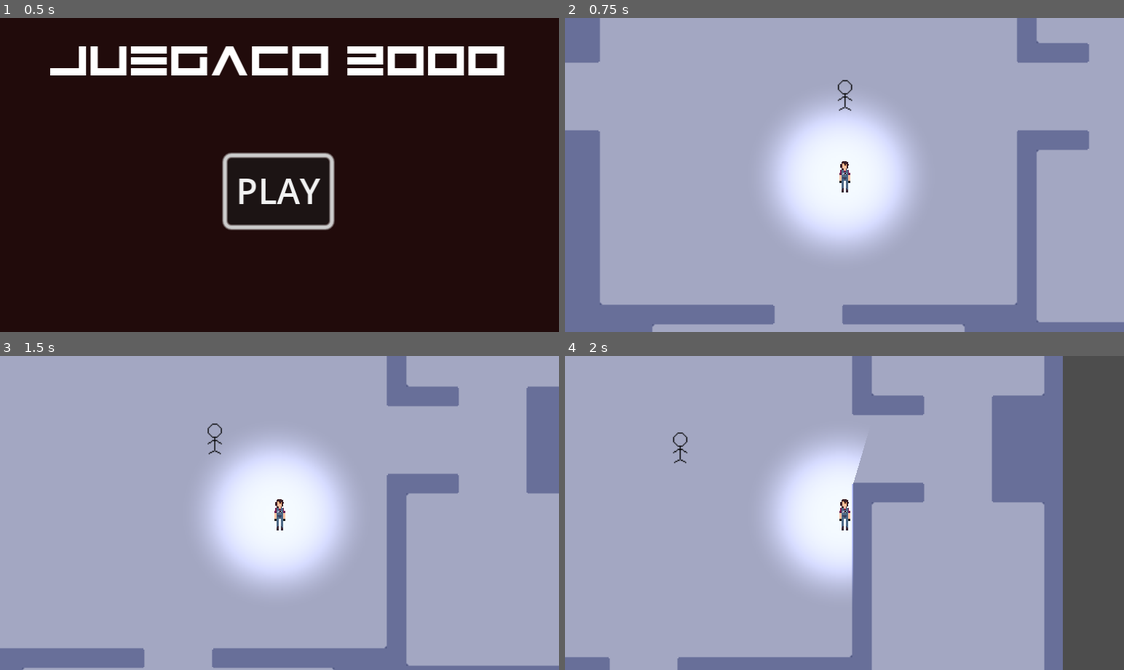
Above: before the commit, frames 1-4 (two rows, left to right).
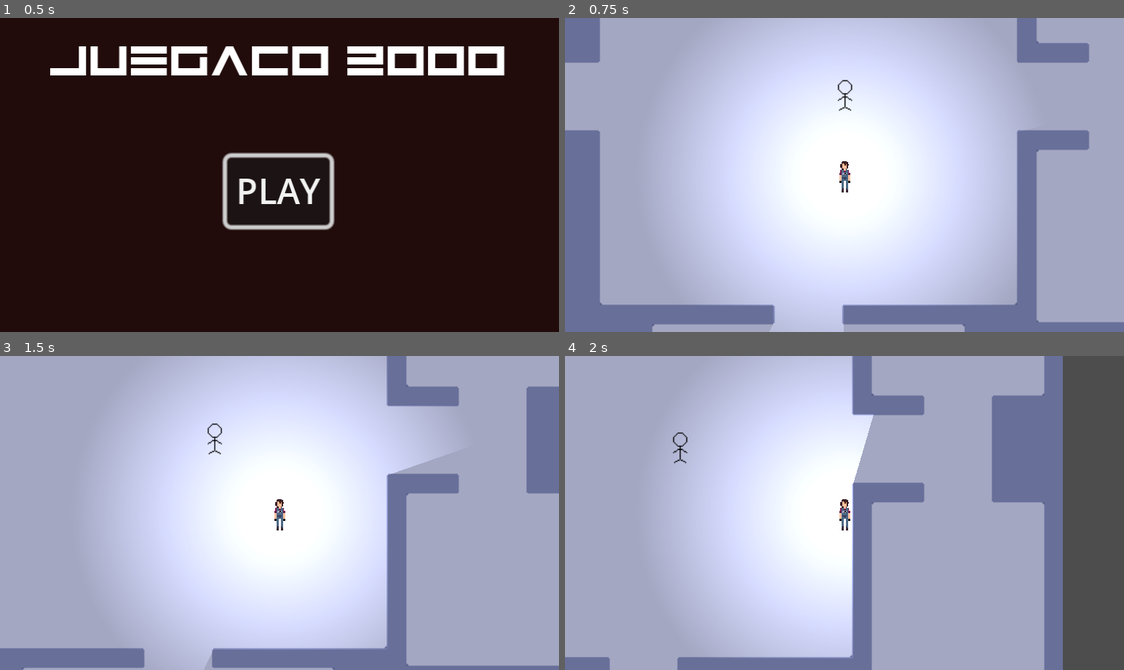
Above: after the commit, the same moments.

Repository: codemonsters/eris3007
Game: Godot game, scene res://game.tscn
Same seed, same stepped clock (60 frames per second), same inputs: the game is played once before the commit and once after it.
Inputs (mouse positions are in pixels of both pictures, inside the frame that each line leads up to):
- Up to frame 1 (0.5 s): no input
- Up to frame 2 (0.75 s): click "PLAY" at 0.5 s
- Up to frame 3 (1.5 s): tap Enter at 1.25 s; move the mouse to (402, 497) at 1.27 s; press the mouse at (402, 497) at 1.28 s; hold Right (ui_right) from 1.28 s (still down)
- Up to frame 4 (2 s): keep holding Right (ui_right)

Frame 1 is identical in both runs. In frame 2, 45% of the frame differs, in the area x 19-81%, y 0-100%; in frame 3, 40%; in frame 4, 24%.

Commit message:
Añade efecto chachi blur a la escena de diálogo y modifica la luz del personaje (no necesariamente a mejor)

Diff:
--- a/src/DialogManager.tscn
+++ b/src/DialogManager.tscn
@@ -1,6 +1,11 @@
-[gd_scene load_steps=3 format=3 uid="uid://dedisxbvs08rq"]
+[gd_scene load_steps=5 format=3 uid="uid://c62lq8uxkkhek"]
 
 [ext_resource type="Script" path="res://utils/DialogManager.gd" id="1_4na5n"]
+[ext_resource type="Shader" path="res://assets/dialog_blur.gdshader" id="2_a58ma"]
+
+[sub_resource type="ShaderMaterial" id="ShaderMaterial_2w2lv"]
+shader = ExtResource("2_a58ma")
+shader_parameter/blur_amount = 2.0
 
 [sub_resource type="SystemFont" id="SystemFont_ea5h2"]
 font_names = PackedStringArray("TSCu_Comic")
@@ -9,10 +14,18 @@
 position = Vector2(-256, -144)
 script = ExtResource("1_4na5n")
 
-[node name="ColorRect" type="ColorRect" parent="."]
+[node name="Blur" type="ColorRect" parent="."]
+material = SubResource("ShaderMaterial_2w2lv")
 offset_right = 512.0
 offset_bottom = 288.0
 color = Color(0.172549, 0.756863, 1, 0.196078)
+metadata/_edit_use_anchors_ = true
+
+[node name="BackColor" type="ColorRect" parent="."]
+offset_right = 512.0
+offset_bottom = 288.0
+color = Color(0.172549, 0.756863, 1, 0.196078)
+metadata/_edit_use_anchors_ = true
 
 [node name="Character1Name" type="RichTextLabel" parent="."]
 offset_right = 83.0
@@ -22,10 +35,11 @@
 text = "Memo número 1"
 fit_content = true
 scroll_active = false
+metadata/_edit_use_anchors_ = true
 
 [node name="Character2Name" type="RichTextLabel" parent="."]
-offset_left = 428.0
-offset_right = 511.0
+offset_left = 429.0
+offset_right = 512.0
 offset_bottom = 36.0
 theme_override_fonts/normal_font = SubResource("SystemFont_ea5h2")
 theme_override_font_sizes/normal_font_size = 15
@@ -33,3 +47,4 @@
 text = "[right]Memo número 2"
 fit_content = true
 scroll_active = false
+metadata/_edit_use_anchors_ = true
--- /dev/null
+++ b/src/assets/dialog_blur.gdshader
@@ -0,0 +1,8 @@
+shader_type canvas_item;
+
+uniform sampler2D SCREEN_TEXTURE : hint_screen_texture, filter_linear_mipmap;
+uniform float blur_amount : hint_range(0, 5);
+
+void fragment() {
+	COLOR = textureLod(SCREEN_TEXTURE, SCREEN_UV, blur_amount);
+}
--- a/src/characters/hero.gd
+++ b/src/characters/hero.gd
@@ -62,3 +62,4 @@
 
 func _on_show_dialog(dialog_name):
 	_is_speaking = true
+#	$PointLight2D.enabled = false
--- a/src/characters/hero.tscn
+++ b/src/characters/hero.tscn
@@ -2,7 +2,7 @@
 
 [ext_resource type="Script" path="res://characters/hero.gd" id="1_vu1pc"]
 [ext_resource type="Texture2D" uid="uid://b0coirgu8qr30" path="res://assets/Test1.png" id="2_iwf14"]
-[ext_resource type="Texture2D" uid="uid://dmc7t3rs18dl3" path="res://assets/spot.png" id="3_trt0j"]
+[ext_resource type="Texture2D" uid="uid://3knw410aqg2i" path="res://assets/light.webp" id="3_mhlhl"]
 
 [sub_resource type="CapsuleShape2D" id="CapsuleShape2D_vtn63"]
 radius = 8.0
@@ -24,11 +24,10 @@
 zoom = Vector2(0.5, 0.5)
 
 [node name="PointLight2D" type="PointLight2D" parent="."]
-energy = 1.5
-blend_mode = 2
+energy = 0.7
 shadow_enabled = true
-texture = ExtResource("3_trt0j")
-texture_scale = 2.0
+texture = ExtResource("3_mhlhl")
+texture_scale = 1.5
 
 [node name="NavigationAgent2D" type="NavigationAgent2D" parent="."]
 path_max_distance = 16.0
--- a/src/level.tscn
+++ b/src/level.tscn
@@ -342,11 +342,11 @@
 format = 2
 layer_0/tile_data = PackedInt32Array(-458786, 327680, 1, -393250, 327680, 1, -327714, 327680, 1, -262178, 327680, 1, -1 …(81193 unchanged characters)…
 
+[node name="npc" parent="." instance=ExtResource("4_8v88n")]
+position = Vector2(-512, -128)
+
 [node name="Hero" parent="." instance=ExtResource("3_ju8sr")]
 position = Vector2(-512, -56)
 
 [node name="DialogManager" parent="Hero" instance=ExtResource("5_unuyy")]
 visible = false
-
-[node name="npc" parent="." instance=ExtResource("4_8v88n")]
-position = Vector2(-512, -128)
Binary file added: src/assets/light.webp
Not shown, added: src/assets/light.webp.import
Not shown: 1 places in src/level.tscn that only renumber resources
